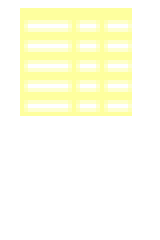
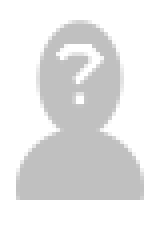
Layered file, before and after one edit (160 x 240). Changes by layer:
added group "Profile_Unset" with 2 layers above "gallery-lg" over [16, 20, 144, 200]
added layer "Ellipse 4" in group "Profile_Unset" over [16, 128, 144, 200]
added layer "Ellipse 3" in group "Profile_Unset" over [36, 20, 124, 140]
hid group "census-lg" (11 layers) over [20, 8, 132, 128]
